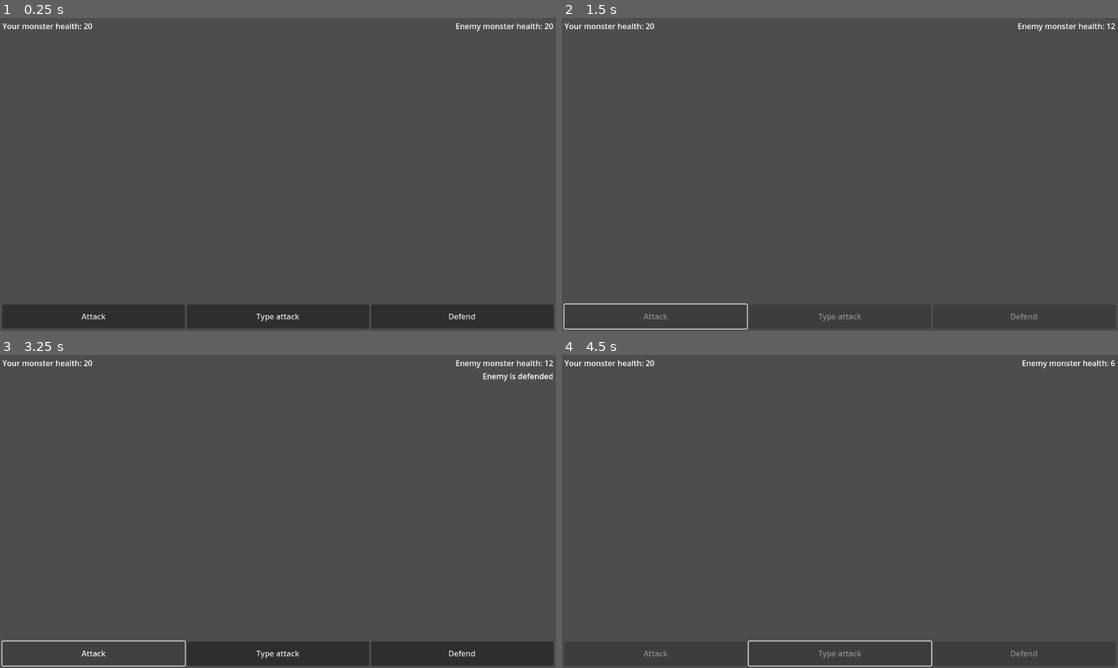
Above: before the commit, frames 1-4 (two rows, left to right).
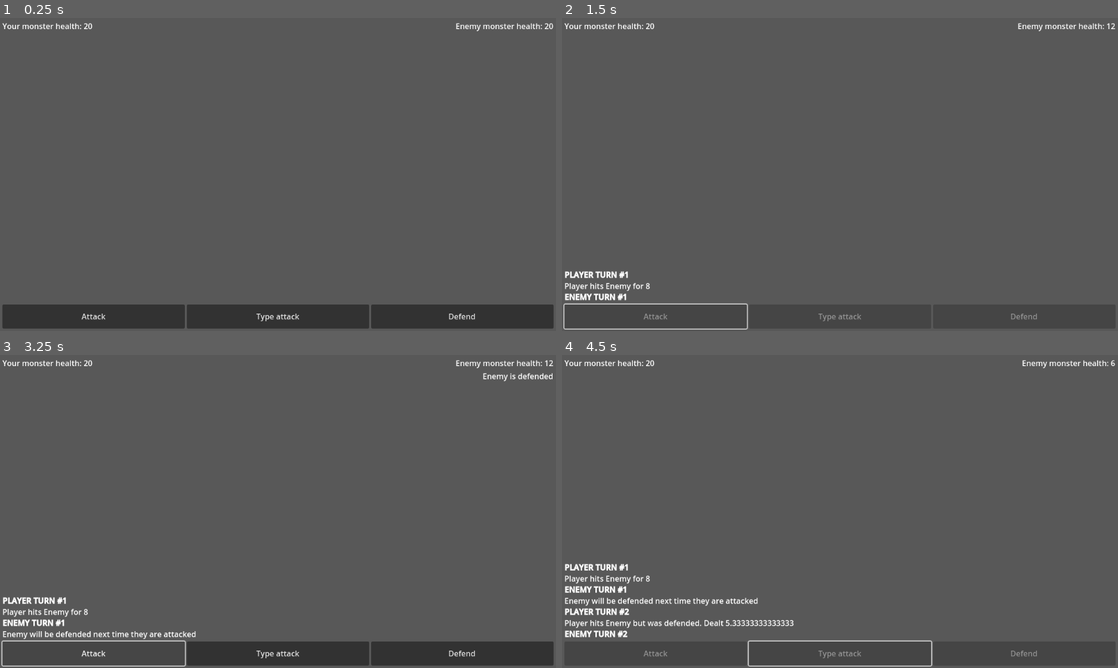
Above: after the commit, the same moments.

Repository: 69ShadesOfPeanut/secret-santa-2024
Game: Godot game, scene res://Scenes/Test/TestMonsterBattle.tscn
The game is run twice, just before and just after one commit, with the same random seed, the same clock (stepped at 60 frames per second) and the same inputs. This scene is started directly instead of the project's main scene.
Inputs:
- Up to frame 1 (0.25 s): no input
- Up to frame 2 (1.5 s): click "Attack" at 0.5 s; tap Enter at 1.25 s; hold D (Right) from 1.28 s (still down); tap F (Interact) at 1.35 s
- Up to frame 3 (3.25 s): tap Space at 2 s; release D (Right) at 2.03 s; hold S (Down) 2.03-2.78 s; tap F (Interact) at 2.1, 2.85 s; tap Enter at 2.75 s; hold D (Right) from 2.78 s (still down)
- Up to frame 4 (4.5 s): release D (Right) at 3.5 s; click "Type attack" at 3.5 s; tap Space at 4.25 s; hold W (Up) from 4.28 s (still down); tap F (Interact) at 4.35 s

The runs differ from the first frame. In frame 2, 0.5% of the frame differs, in the area x 0-16%, y 80-91%; in frame 3, 1.0%; in frame 4, 1.8%, in the area x 0-42%, y 66-91%.

Commit message:
Battle log
The basics of a battle log. Tells the player what happened each turn

Diff:
--- a/Scenes/Battle GUI.tscn
+++ b/Scenes/Battle GUI.tscn
@@ -1,6 +1,9 @@
-[gd_scene load_steps=2 format=3 uid="uid://5wvdcrba6idj"]
+[gd_scene load_steps=3 format=3 uid="uid://5wvdcrba6idj"]
 
 [ext_resource type="Script" path="res://Scripts/BattleHandler.gd" id="1_m2ge5"]
+
+[sub_resource type="StyleBoxFlat" id="StyleBoxFlat_kt33v"]
+bg_color = Color(0.344076, 0.344076, 0.344076, 1)
 
 [node name="BattleGui" type="Control"]
 layout_mode = 3
@@ -10,6 +13,15 @@
 grow_horizontal = 2
 grow_vertical = 2
 script = ExtResource("1_m2ge5")
+
+[node name="Background" type="Panel" parent="."]
+layout_mode = 1
+anchors_preset = 15
+anchor_right = 1.0
+anchor_bottom = 1.0
+grow_horizontal = 2
+grow_vertical = 2
+theme_override_styles/panel = SubResource("StyleBoxFlat_kt33v")
 
 [node name="MarginContainer" type="MarginContainer" parent="."]
 layout_mode = 1
@@ -63,23 +75,38 @@
 size_flags_vertical = 0
 text = "Enemy is defended"
 
-[node name="Actions" type="HBoxContainer" parent="MarginContainer"]
+[node name="HBoxContainer2" type="HBoxContainer" parent="MarginContainer/VBoxContainer"]
+layout_mode = 2
+size_flags_vertical = 10
+size_flags_stretch_ratio = 20.0
+
+[node name="BattleLog" type="RichTextLabel" parent="MarginContainer/VBoxContainer/HBoxContainer2"]
+unique_name_in_owner = true
+layout_mode = 2
+size_flags_horizontal = 3
+bbcode_enabled = true
+text = "[b]Test:[/b] Test
+[b]Test:[/b] Test
+[b]Test:[/b] Test"
+fit_content = true
+
+[node name="Actions" type="HBoxContainer" parent="MarginContainer/VBoxContainer"]
 unique_name_in_owner = true
 custom_minimum_size = Vector2(0, 50)
 layout_mode = 2
-size_flags_vertical = 8
+size_flags_vertical = 10
 
-[node name="Attack" type="Button" parent="MarginContainer/Actions"]
+[node name="Attack" type="Button" parent="MarginContainer/VBoxContainer/Actions"]
 layout_mode = 2
 size_flags_horizontal = 3
 text = "Attack"
 
-[node name="Type attack" type="Button" parent="MarginContainer/Actions"]
+[node name="Type attack" type="Button" parent="MarginContainer/VBoxContainer/Actions"]
 layout_mode = 2
 size_flags_horizontal = 3
 text = "Type attack"
 
-[node name="Defend" type="Button" parent="MarginContainer/Actions"]
+[node name="Defend" type="Button" parent="MarginContainer/VBoxContainer/Actions"]
 layout_mode = 2
 size_flags_horizontal = 3
 text = "Defend"
@@ -88,6 +115,6 @@
 position = Vector2(576, 324)
 enabled = false
 
-[connection signal="pressed" from="MarginContainer/Actions/Attack" to="." method="PlayerTurn" binds= ["Attack"]]
-[connection signal="pressed" from="MarginContainer/Actions/Type attack" to="." method="PlayerTurn" binds= ["Type attack"]]
-[connection signal="pressed" from="MarginContainer/Actions/Defend" to="." method="PlayerTurn" binds= ["Defend"]]
+[connection signal="pressed" from="MarginContainer/VBoxContainer/Actions/Attack" to="." method="PlayerTurn" binds= ["Attack"]]
+[connection signal="pressed" from="MarginContainer/VBoxContainer/Actions/Type attack" to="." method="PlayerTurn" binds= ["Type attack"]]
+[connection signal="pressed" from="MarginContainer/VBoxContainer/Actions/Defend" to="." method="PlayerTurn" binds= ["Defend"]]
--- a/Scripts/BattleHandler.gd
+++ b/Scripts/BattleHandler.gd
@@ -20,6 +20,7 @@
 @onready var DefendedPlayer : Label = get_node("%DefendedPlayer")
 @onready var DefendedEnemy : Label = get_node("%DefendedEnemy")
 @onready var PlayerCharacter : CharacterBody2D = get_node("%PlayerCharacter")
+@onready var BattleLog : RichTextLabel = get_node("%BattleLog")
 var TrainerNode : Interactable
 
 
@@ -29,6 +30,8 @@
 	EnemyMonster = EMonster
 	XPAwarded = Experience
 	TrainerNode = Trainer
+
+	BattleLog.clear()
 
 	await UpdateStats()
 
@@ -87,6 +90,7 @@
 
 	TurnNumber += 1
 	print_rich("[b]PLAYER TURN #" + str(TurnNumber) + "[/b]")
+	BattleLog.append_text("[b]PLAYER TURN #" + str(TurnNumber) + "[/b]\n")
 	print("Player does: " + Action)
 
 	# Run function based off of what butotn player presses
@@ -118,6 +122,7 @@
 
 	DisableButtons()
 	print_rich("[b]ENEMY TURN #" + str(TurnNumber) + "[/b]")
+	BattleLog.append_text("[b]ENEMY TURN #" + str(TurnNumber) + "[/b]\n")
 
 	# Wait before making turn (so it doesn't instantly pass)
 	await get_tree().create_timer(2.5).timeout
@@ -155,6 +160,7 @@
 	if DefendingMonster.Defended == true:
 		print("Defending monster is defended")
 		DefendingMonster.Health -= (AttackingMonster.Attack / 1.5)
+		BattleLog.append_text(AttackingMonster.MonsterName + " hits " + DefendingMonster.MonsterName + " but was defended. Dealt " + str(AttackingMonster.Attack / 1.5) + "\n")
 		DefendingMonster.Defended = false
 
 		# Hide defending monster defended GUI element
@@ -165,6 +171,9 @@
 	else:
 		print("Defending monster is not defended")
 		DefendingMonster.Health -= AttackingMonster.Attack
+
+		# Log damage
+		BattleLog.append_text(AttackingMonster.MonsterName + " hits " + DefendingMonster.MonsterName + " for " + str(AttackingMonster.Attack) + "\n")
 
 	print("Defending monster health is now: " + str(DefendingMonster.Health))
 	UpdateStats()
@@ -183,6 +192,7 @@
 			Attack(AttackingMonster, DefendingMonster)
 			return
 		DefendingMonster.Health -= (AttackingMonster.Attack * 1.5)
+		BattleLog.append_text(AttackingMonster.MonsterName + " hits " + DefendingMonster.MonsterName + " and was effective! Dealing " + str(AttackingMonster.Attack * 1.5) + "\n")
 	else:
 		print("Type attack fail!\nResorting to regular attack")
 		Attack(AttackingMonster, DefendingMonster)
@@ -196,6 +206,7 @@
 	print("Defend action")
 	AttackingMonster.Defended = true
 	print("Defending monster defense state: " + str(AttackingMonster.Defended))
+	BattleLog.append_text(AttackingMonster.MonsterName + " will be defended next time they are attacked\n")
 
 	# Show the defended GUI element
 	if AttackingMonster.PlayerMonster == true:
--- a/Scripts/CharacterController.gd
+++ b/Scripts/CharacterController.gd
@@ -12,6 +12,7 @@
 ## Sets the player monster to be owned by the player
 func _ready() -> void:
 	Monster.PlayerMonster = true
+	Monster.MonsterName = "Player"
 
 ## Gets the keys the player is pressing then turns it into directional velocity
 func get_input():
--- a/Scripts/MonsterStats.gd
+++ b/Scripts/MonsterStats.gd
@@ -19,6 +19,8 @@
 var SkillPoints : int = 0
 # If the monster is the players
 var PlayerMonster : bool = false
+# The name of the monster (for logging purposes)
+var MonsterName : String = "Enemy"
 
 # Monster type
 @export_enum("fire", "water", "grass") var MonsterType : String = "fire"
--- a/Scripts/Test/TestMonsterBattle.gd
+++ b/Scripts/Test/TestMonsterBattle.gd
@@ -39,6 +39,7 @@
 	EnemyMonster.Attack = EnemyAttack
 	# Set player monster to be owned by player
 	PlayerMonster.PlayerMonster = true
+	PlayerMonster.MonsterName = "Player"
 
 	# Start battle
 	BattleGUI.SceneSetup(PlayerMonster, EnemyMonster, 0, null)
